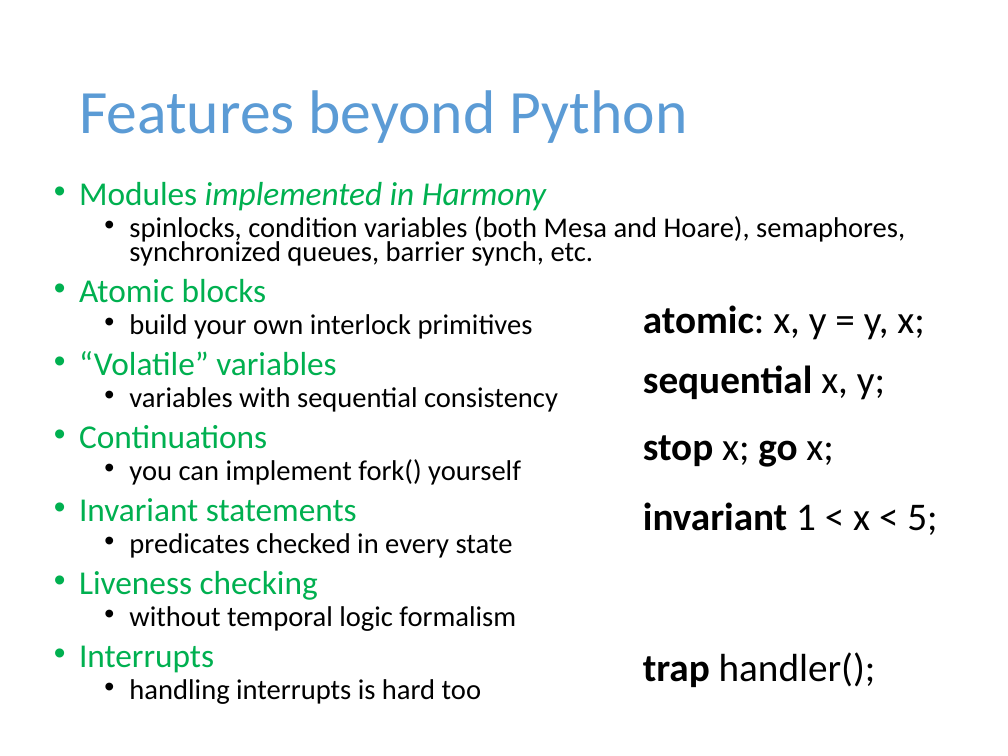
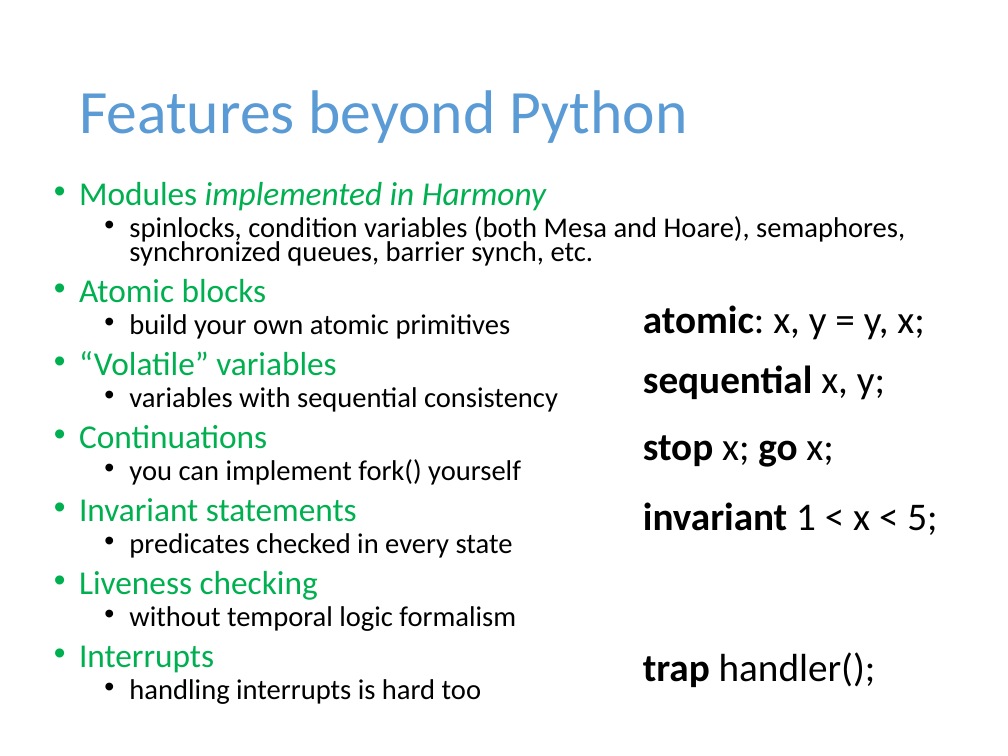
Before and after one commit to harmonylang/harmony, a slide deck: slide 7 of Harmony.pptx. Drawn at 1008x756 pixels with LibreOffice and Linux fonts; fonts in the diff are those of the drawing. Boxes give left, top, right and bottom in pixels: in the first picture for what was removed or moved away, otherwise in the second. Text is boxed around its words. In the diff, an @@ line names an element or a change of style, - is before the commit and + after.

```diff
--- a/Harmony.pptx
+++ b/Harmony.pptx
@@ text at (129, 314, 511, 339): text changed @@
-  • build your own interlock primitives
+  • build your own atomic primitives
```
Also in this commit, not shown: 2 other files.
